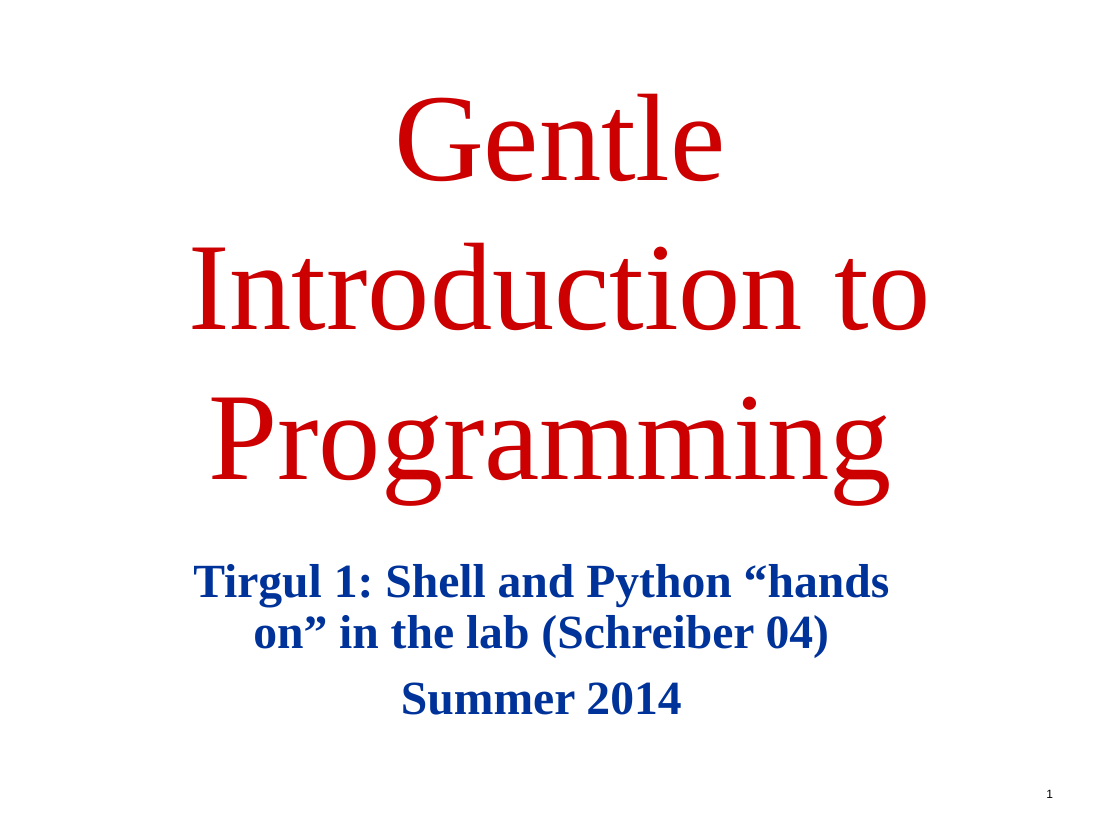
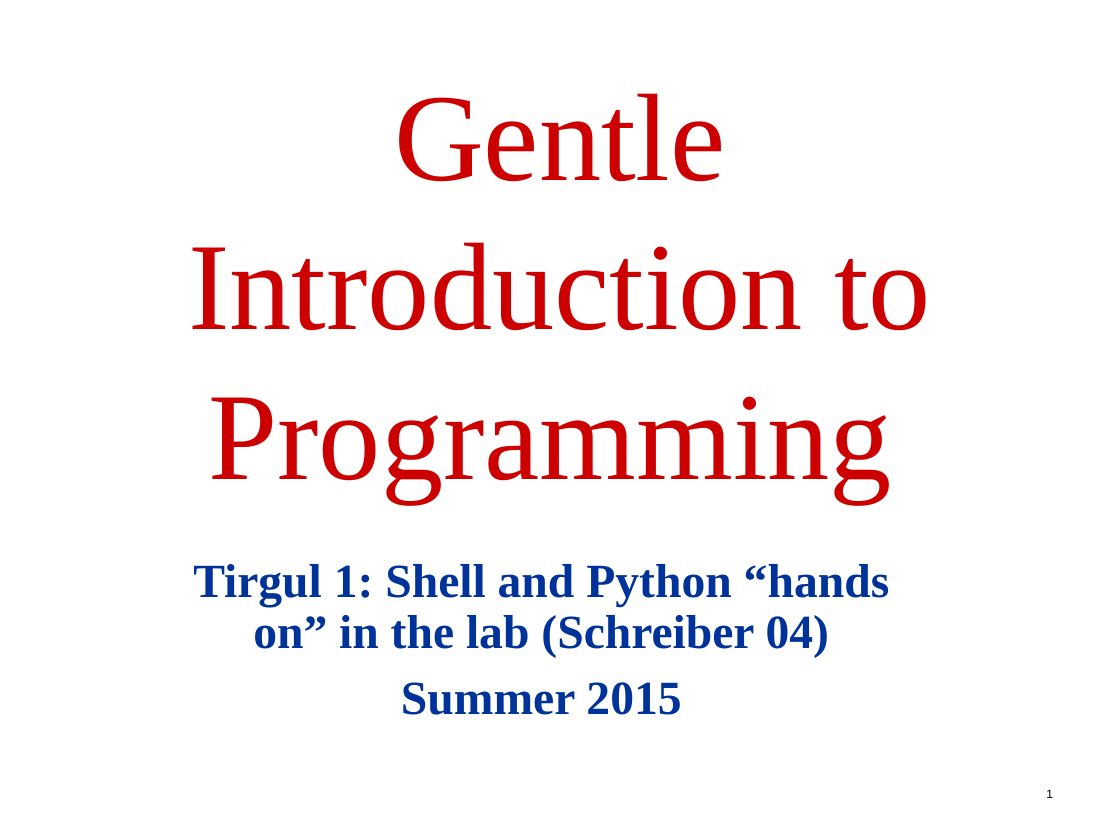
Before and after one commit to robintux/gip, a slide deck: slide 1 of Tirgul/1/tirgul1.ppt. Drawn at 1120x840 pixels with LibreOffice and Linux fonts; fonts in the diff are those of the drawing. Boxes give left, top, right and bottom in pixels: in the first picture for what was removed or moved away, otherwise in the second. Text is boxed around its words. In the diff, an @@ line names an element or a change of style, - is before the commit and + after.

```diff
--- a/Tirgul/1/tirgul1.ppt
+++ b/Tirgul/1/tirgul1.ppt
@@ text at bbox=[401, 682, 681, 715]: text changed @@
-Summer 2014
+Summer 2015
```
Also in this commit, not shown: 4 other slides changed, 2 slides removed.
